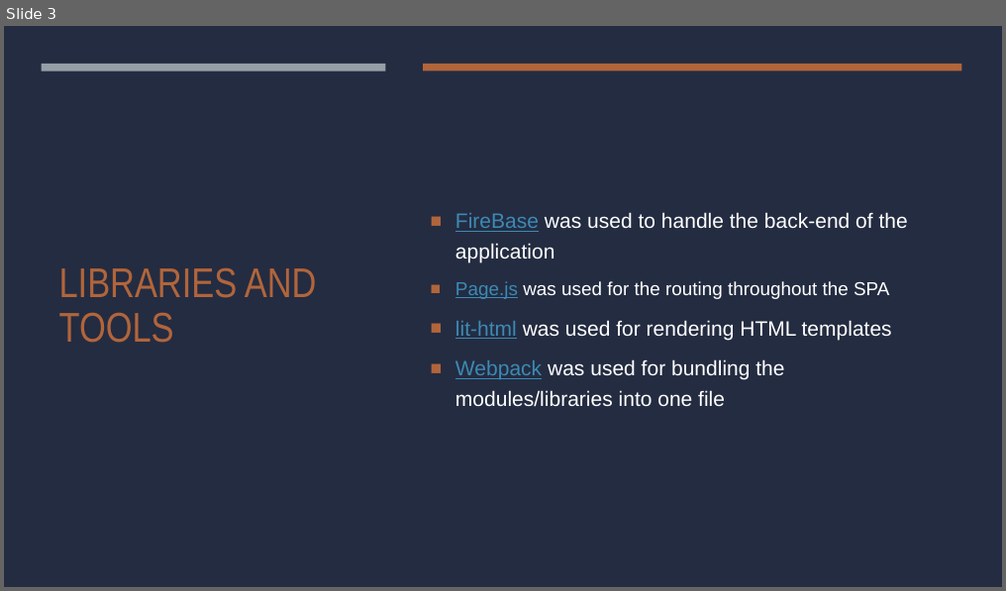
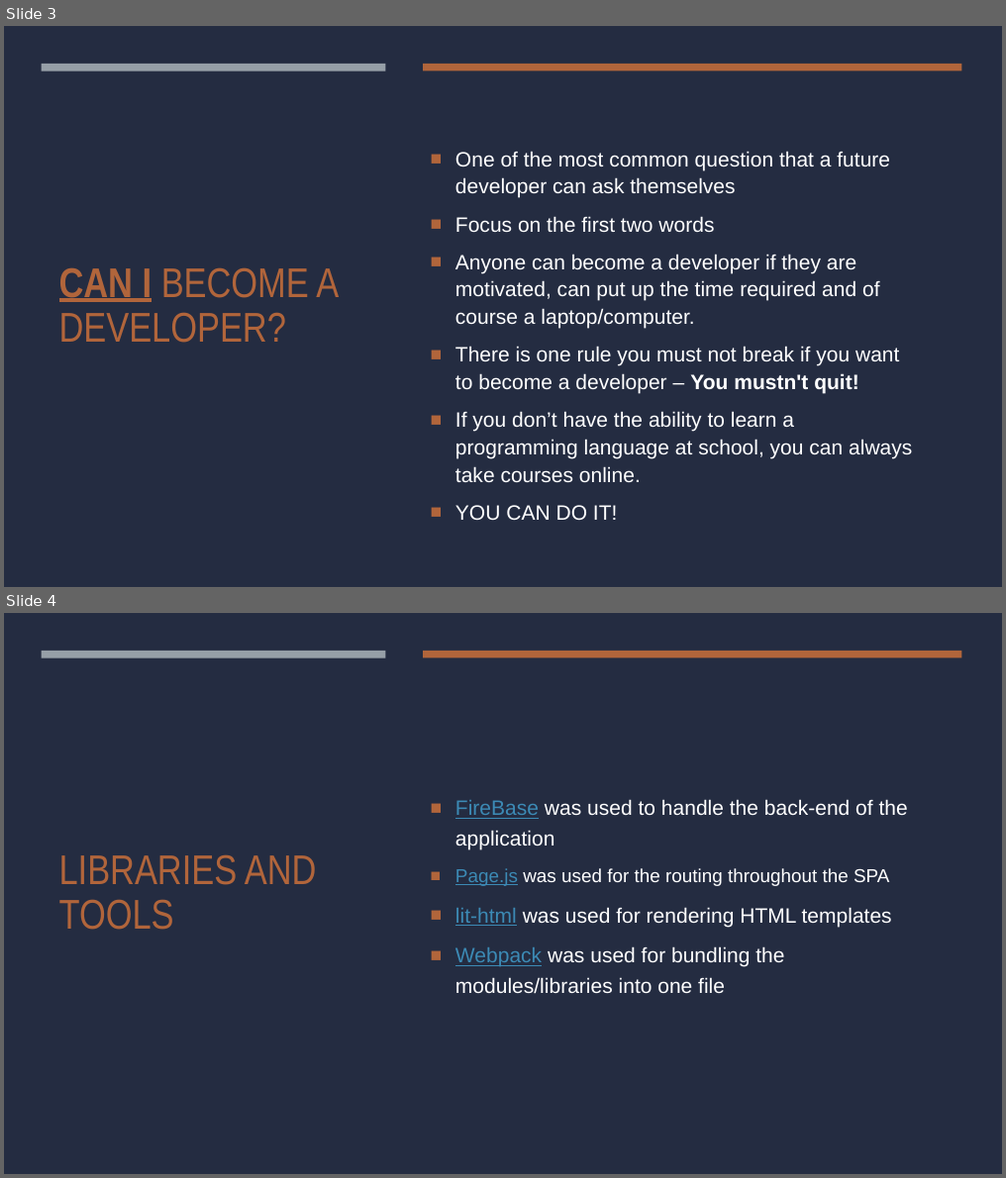
Before and after one commit to kristiyanpts/chatApp, a slide deck: JavaScript Chat Application.pptx. Shown one above the other, each under a label of ours: slide 3 before the commit, slides 3 and 4 after it. The pictures are 1006x591 and 1006x1178 pixels, drawn with LibreOffice and Linux fonts; fonts in the diff are those of the drawing. Boxes give left, top, right and bottom in pixels: in the first picture for what was removed or moved away, otherwise in the second. Text is boxed around its words. In the diff, an @@ line names an element or a change of style, - is before the commit and + after.

```diff
--- a/JavaScript Chat Application.pptx
+++ b/JavaScript Chat Application.pptx
@@ slide 3 added at box(4, 26, 1002, 587), background #242C41 @@
@@ rectangle added at box(4, 26, 1002, 587), fill #242C41 @@
@@ rectangle added at box(42, 64, 386, 71), fill #969FA7 @@
@@ rectangle added at box(423, 64, 962, 71), fill #B1653B @@
@@ text added at box(455, 151, 912, 520), 20 pt, text #FFFFFF @@
+■ One of the most common question that a future developer can ask themselves
+■ Focus on the first two words
+■ Anyone can become a developer if they are motivated, can put up the time required and of course a laptop/computer.
+■ There is one rule you must not break if you want to become a developer – You mustn't quit!
+■ If you don’t have the ability to learn a programming language at school, you can always take courses online.
+■ YOU CAN DO IT!
@@ title added at box(59, 268, 339, 343), 40 pt, text #B1653B @@
+CAN I BECOME A DEVELOPER?
@@ what was slide 3 is now slide 4 @@
```
Also in this commit, not shown: 5 slides changed, 3 other files.
